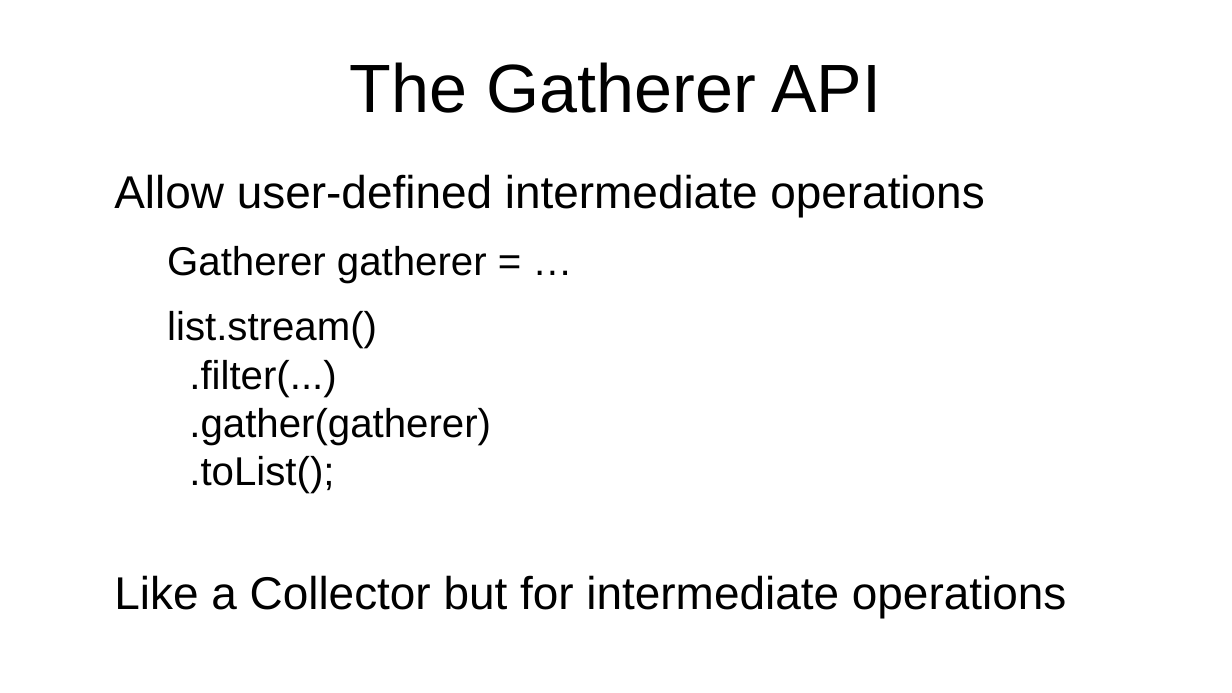
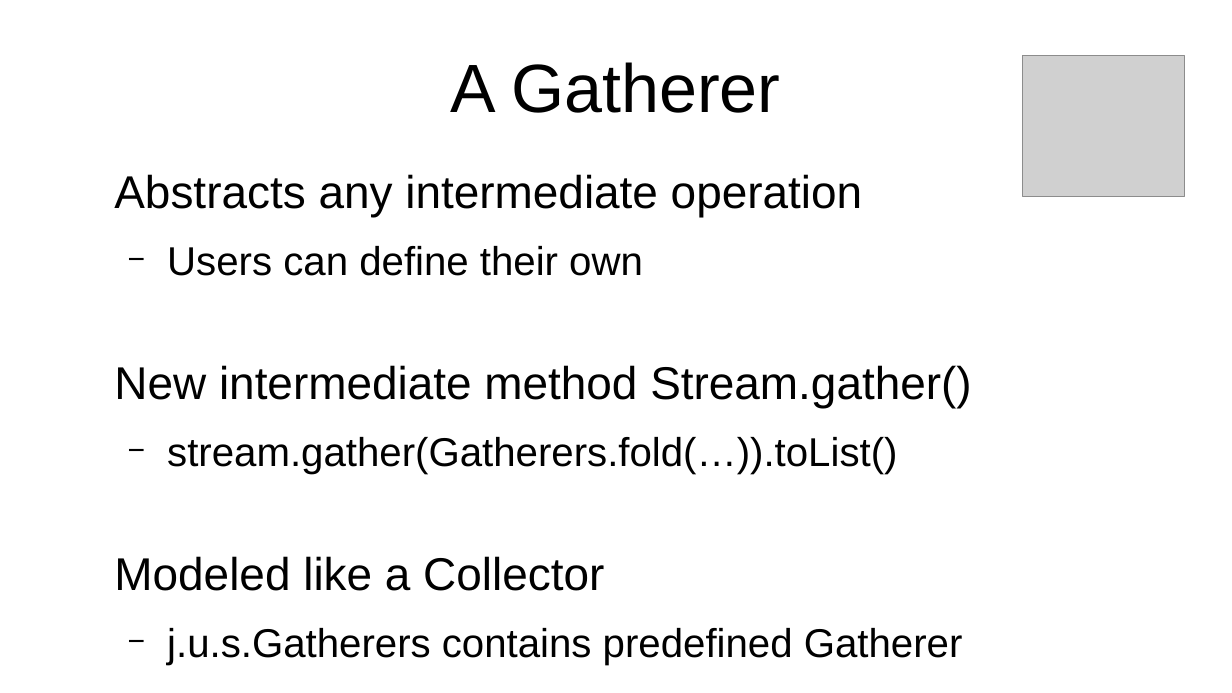
Before and after one commit to forax/we_are_all_to_gather, a slide deck: slide 8 of We are all to gather.odp. Drawn at 1232x693 pixels with LibreOffice and Linux fonts; fonts in the diff are those of the drawing; grey boxes stand for pictures. Boxes give left, top, right and bottom in pixels: in the first picture for what was removed or moved away, otherwise in the second. Text is boxed around its words. In the diff, an @@ line names an element or a change of style, - is before the commit and + after.

```diff
--- a/We are all to gather.odp
+++ b/We are all to gather.odp
@@ picture added at (1023,56,1185,197) @@
@@ title at (451,62,780,113): text changed @@
-The Gatherer API
+A Gatherer
@@ text at (114,174,971,665): text changed; size 29.6 to 25.9 pt @@
-Allow user-defined intermediate operations
-  Gatherer gatherer = …
-  list.stream()
-  .filter(...)
-  .gather(gatherer)
-  .toList();
-Like a Collector but for intermediate operations
+Abstracts any intermediate operation
+  − Users can define their own
+New intermediate method Stream.gather()
+  − stream.gather(Gatherers.fold(…)).toList()
+Modeled like a Collector
+  − j.u.s.Gatherers contains predefined Gatherer
```
Also in this commit, not shown: 11 other slides changed, 7 slides added, 7 slides removed, 1 other file.
